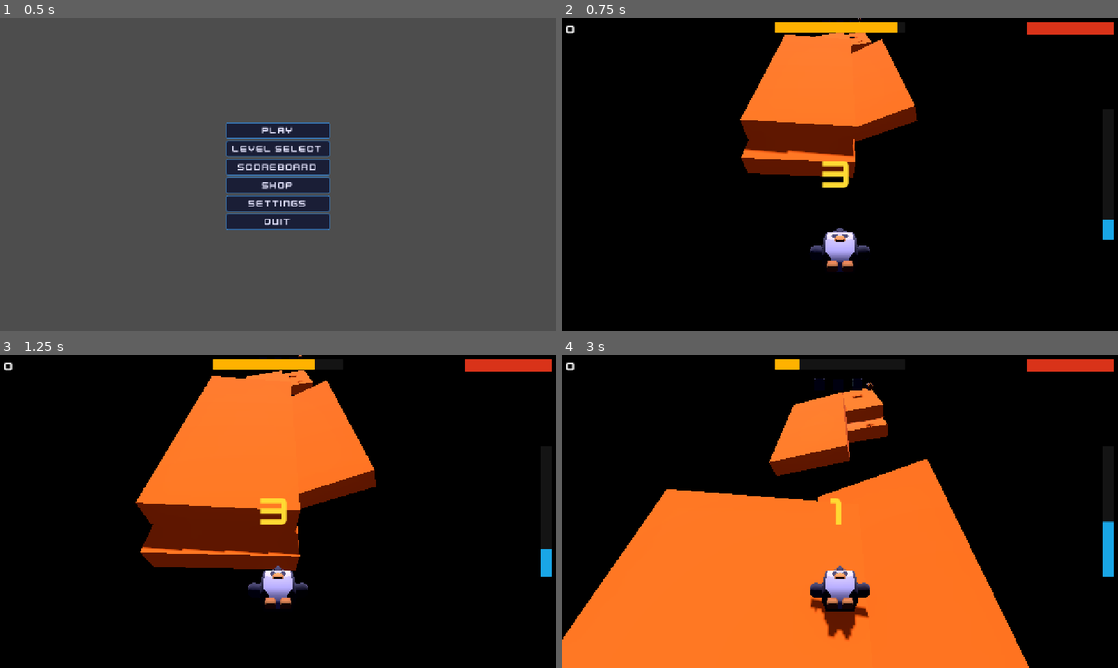
Above: before the commit, frames 1-4 (two rows, left to right).
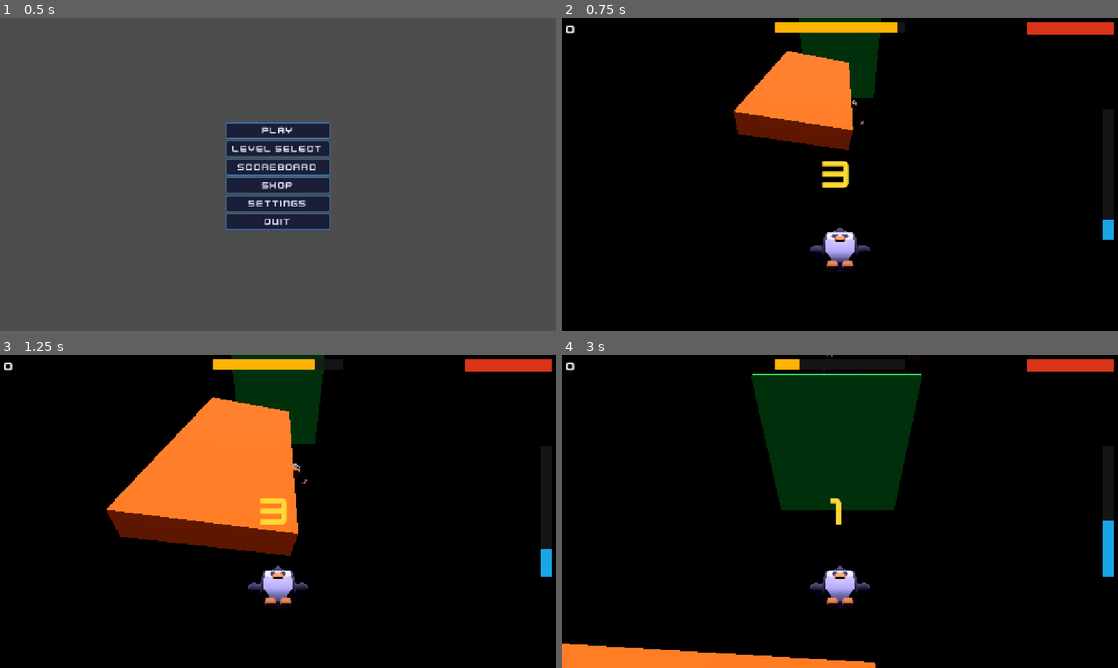
Above: after the commit, the same moments.

Repository: Dinozor/space-jumper
Game: Godot game, scene res://game/main/main.tscn
Same seed, same stepped clock (60 frames per second), same inputs: the game is played once before the commit and once after it.
Inputs (mouse positions are in pixels of both pictures, inside the frame that each line leads up to):
- Up to frame 1 (0.5 s): no input
- Up to frame 2 (0.75 s): click "Play" at 0.5 s
- Up to frame 3 (1.25 s): no input
- Up to frame 4 (3 s): tap Enter at 1.25 s; move the mouse to (962, 495) at 1.27 s; hold D (move_right) 1.28-2.03 s; click (962, 495) at 1.35 s; tap Space (jump) at 1.52, 2.27 s; move the mouse to (728, 527) at 2.02 s; hold S (move_back) 2.03-2.78 s; click (728, 527) at 2.1 s; move the mouse to (895, 442) at 2.77 s; hold D (move_right) from 2.78 s (still down); click (895, 442) at 2.85 s

Frame 1 is identical in both runs. In frame 2, 6.4% of the frame differs, in the area x 30-64%, y 0-52%; in frame 3, 11%; in frame 4, 45%, in the area x 0-100%, y 0-100%.

Commit message:
fix(levels): update default level ID from 0 to 1 for new level numbering

Diff:
--- a/core/autoloads/game_state.gd
+++ b/core/autoloads/game_state.gd
@@ -7,10 +7,10 @@
 
 var score: int = 0
 var lives: int = 3
-var current_level: int = 0
+var current_level: int = 1
 var attempt_count: int = 0
 var last_attempt_level_id: int = -1
-var unlocked_levels: Array[int] = [0]
+var unlocked_levels: Array[int] = [1]
 var levels: Array[LevelData] = []
 
 var currency: int = 0
--- a/core/utils/save_manager.gd
+++ b/core/utils/save_manager.gd
@@ -62,7 +62,7 @@
 	GameState.currency = 0
 	GameState.current_character = "penguin"
 	GameState.unlocked_levels.clear()
-	GameState.unlocked_levels.append(0)
+	GameState.unlocked_levels.append(1)
 	GameState.unlocked_characters.clear()
 	GameState.unlocked_characters.append("penguin")
 	GameState.purchased_abilities.clear()
